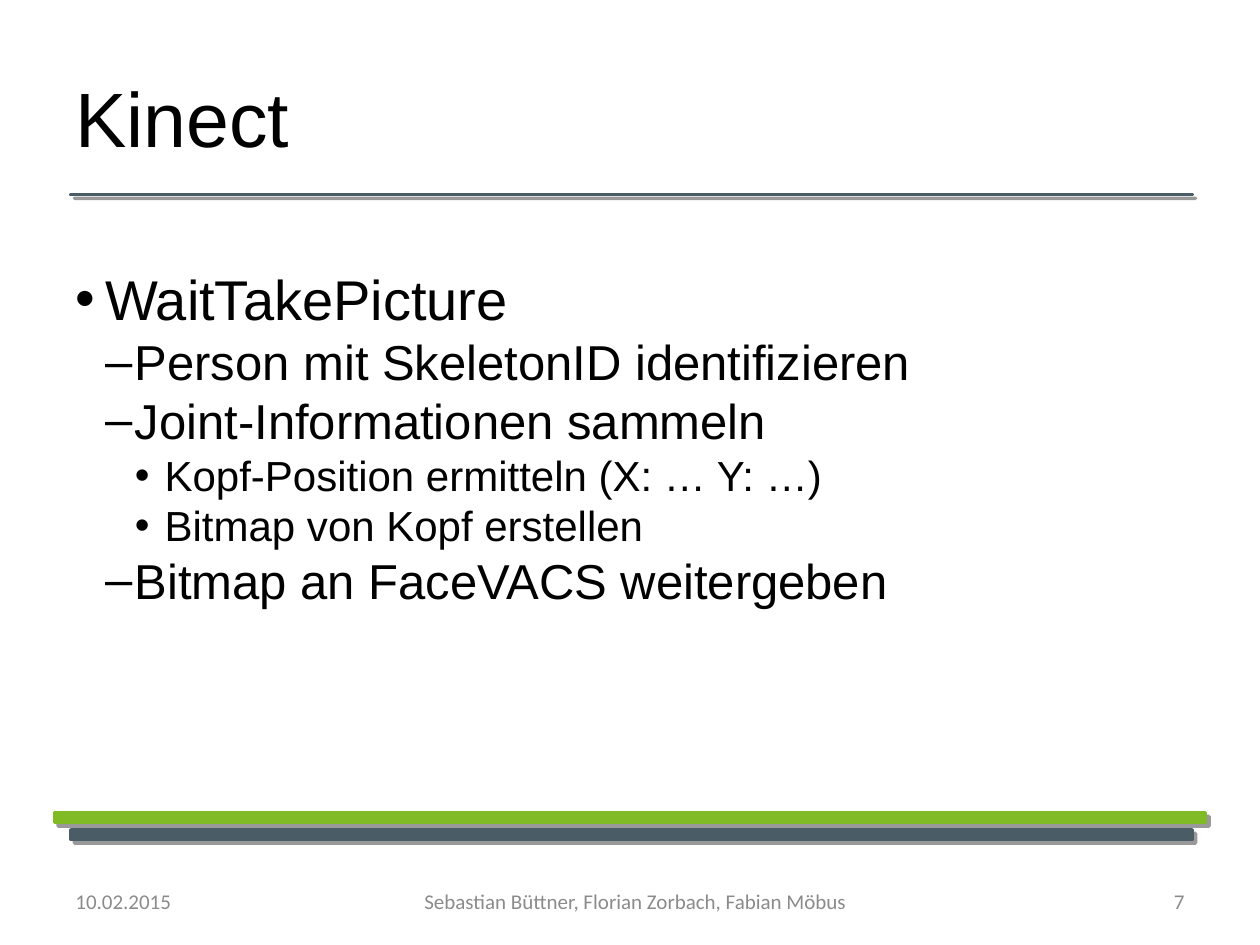
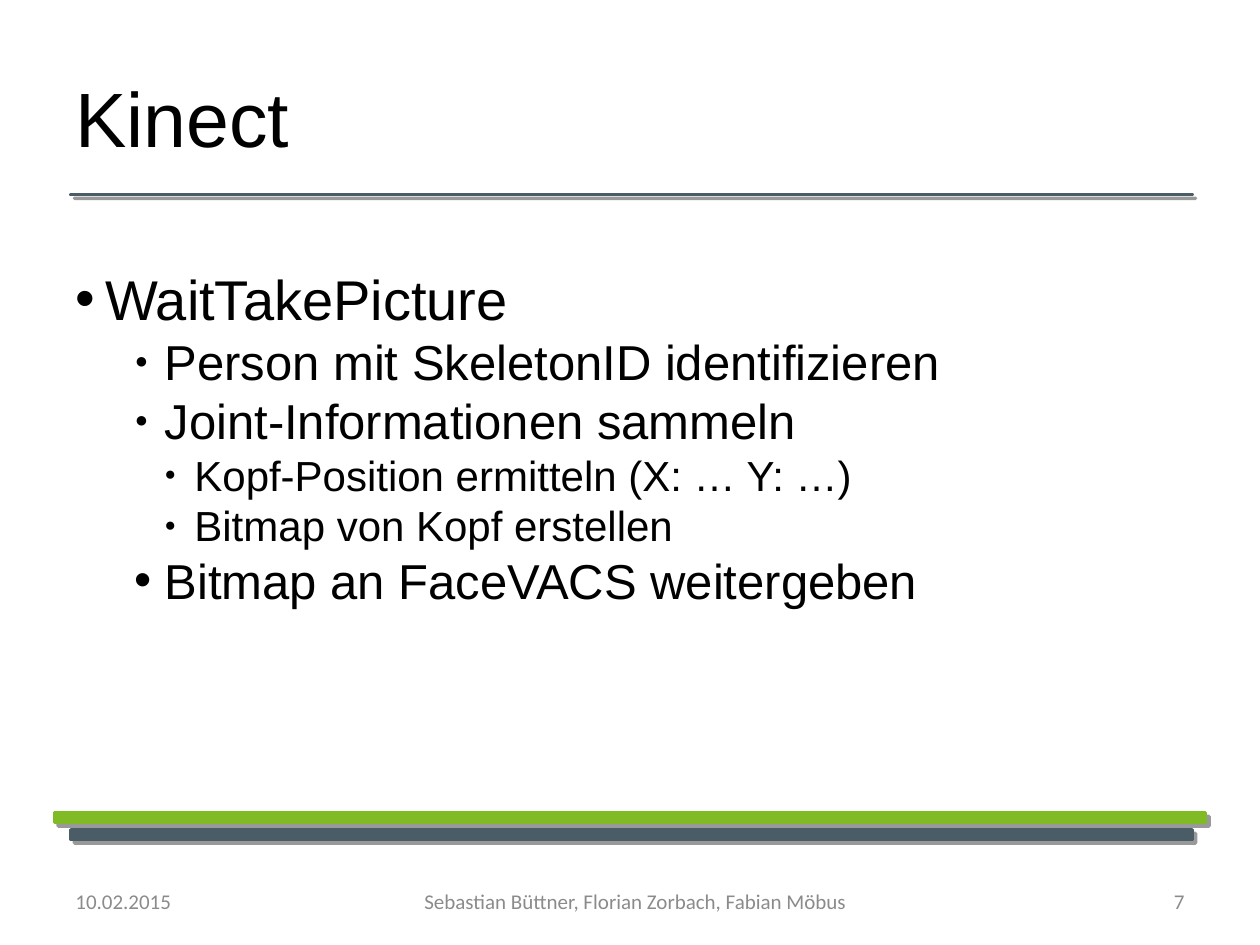
Before and after one commit to YoloSoftDE/YoloTrack, a slide deck: slide 7 of Documentation/Biometrie_praesentation.odp. Drawn at 1260x945 pixels with LibreOffice and Linux fonts; fonts in the diff are those of the drawing; background and template pictures are left out. Boxes give left, top, right and bottom in pixels: in the first picture for what was removed or moved away, otherwise in the second. Text is boxed around its words. In the diff, an @@ line names an element or a change of style, - is before the commit and + after.

```diff
--- a/Documentation/Biometrie_praesentation.odp
+++ b/Documentation/Biometrie_praesentation.odp
@@ text at (165,344,940,609): bullet – to ●; list level 2 to 3 in "Person mit SkeletonID identifizieren"; list level 2 to 3 in "Joint-Informationen sammeln"; bullet • to ●; list level 3 to 4 in "Kopf-Position ermitteln (X: … Y: ..."; list level 3 to 4 in "Bitmap von Kopf erstellen"; bullet – to •; list level 2 to 3 in "Bitmap an FaceVACS weitergeben" @@
```
Also in this commit, not shown: 12 other slides changed, 3 slides added.
